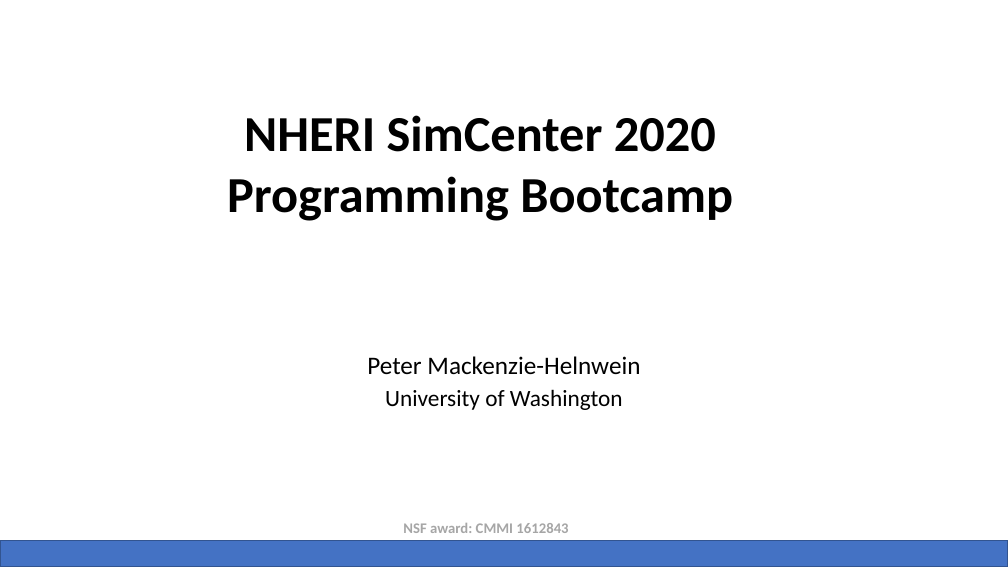
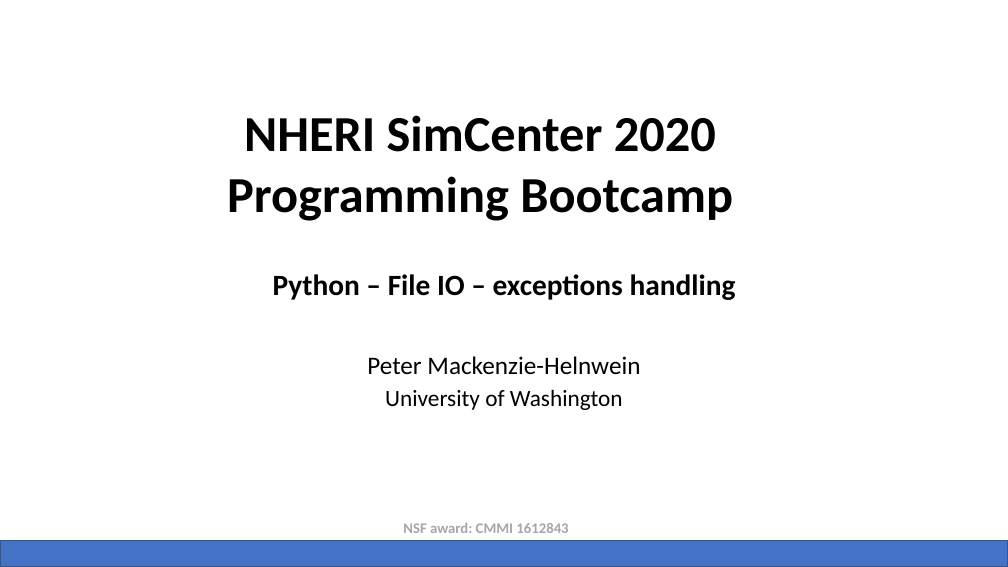
Before and after one commit to NHERI-SimCenter/SimCenterBootcamp2020, a slide deck: slide 23 of presentations/SimCenter Bootcamp Python.pptx (slide 29 before the commit). Drawn at 1008x567 pixels with LibreOffice and Linux fonts; fonts in the diff are those of the drawing; background and template pictures are left out. Boxes give left, top, right and bottom in pixels: in the first picture for what was removed or moved away, otherwise in the second. Text is boxed around its words. In the diff, an @@ line names an element or a change of style, - is before the commit and + after.

```diff
--- a/presentations/SimCenter Bootcamp Python.pptx
+++ b/presentations/SimCenter Bootcamp Python.pptx
@@ subtitle added at (x1=273, y1=274, x2=736, y2=300), 28 pt, text #000000, bold @@
+Python – File IO – exceptions handling
```
Also in this commit, not shown: 14 other slides changed, 9 slides added, 11 other files.
